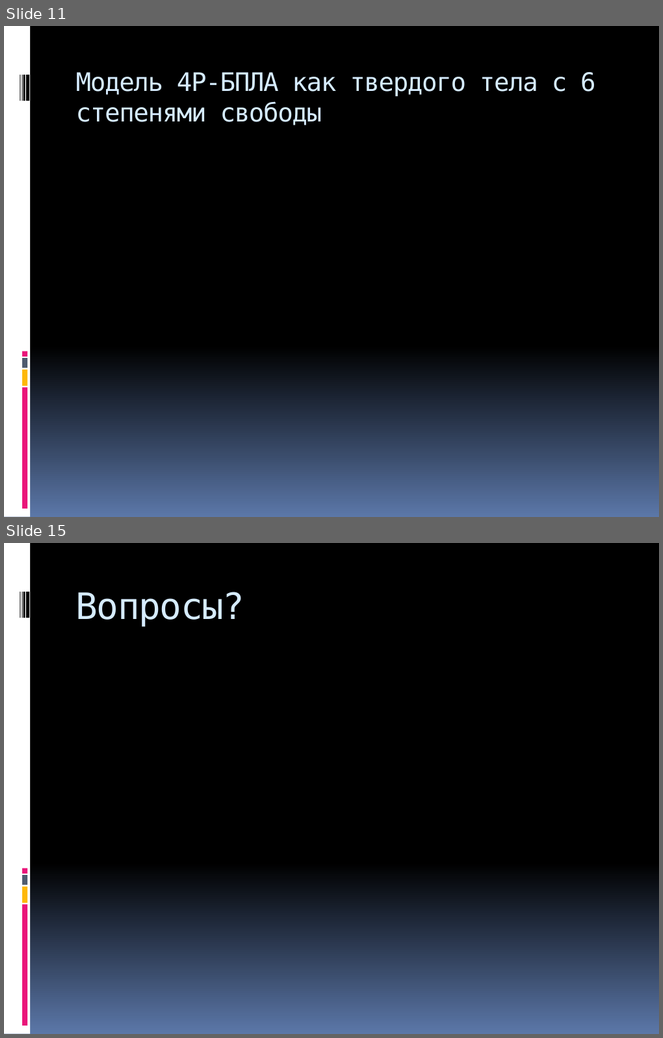
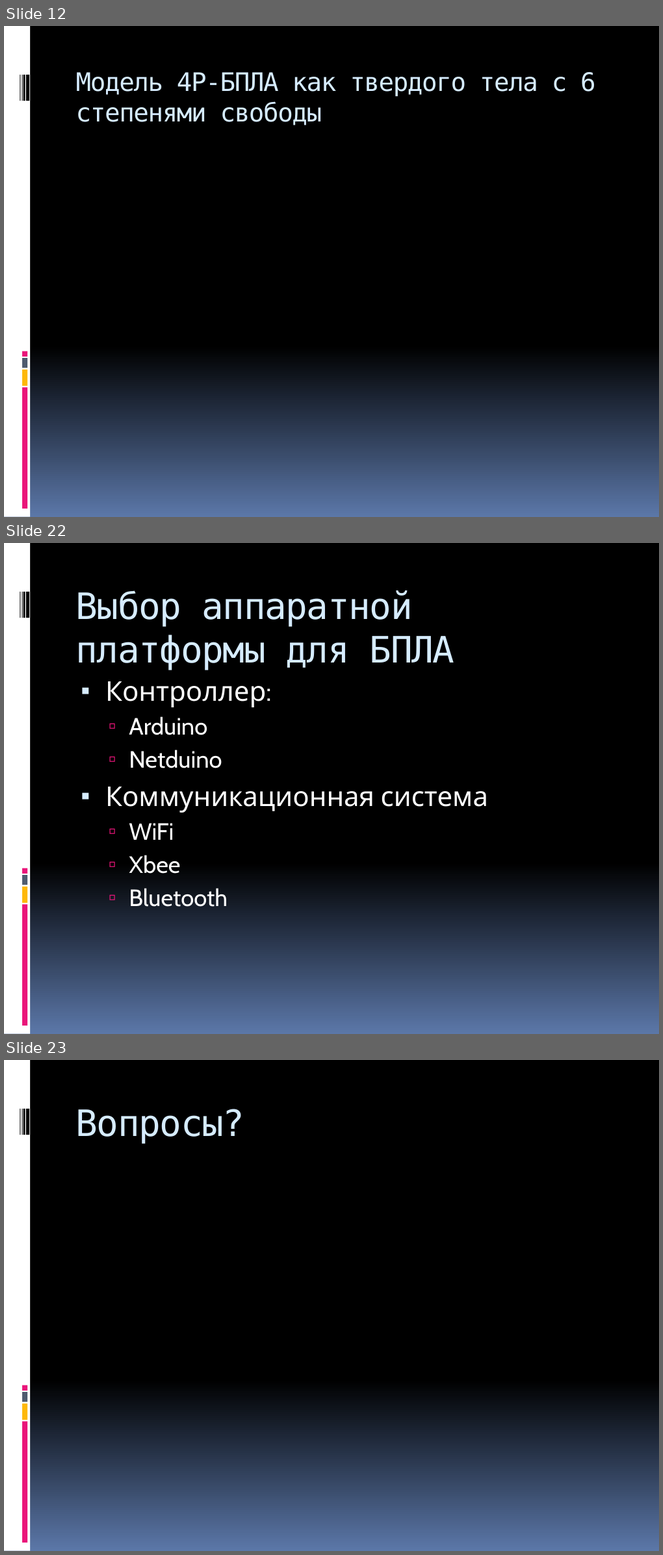
Before and after one commit to Jacobi20/quadro-xds, a slide deck: Docs/Medias2012.pptx. Shown one above the other, each under a label of ours: slides 11 and 15 before the commit, slides 12, 22 and 23 after it; the slides between them are not shown. The pictures are 663x1038 and 663x1555 pixels, drawn with LibreOffice and Linux fonts; fonts in the diff are those of the drawing. Boxes give left, top, right and bottom in pixels: in the first picture for what was removed or moved away, otherwise in the second. Text is boxed around its words. In the diff, an @@ line names an element or a change of style, - is before the commit and + after.

```diff
--- a/Docs/Medias2012.pptx
+++ b/Docs/Medias2012.pptx
@@ slide 22 added at bbox=[4, 543, 659, 1034], background gradient #000000 to #5B77A8; not listed: 9 template elements that a slide beside it also shows @@
@@ title added at bbox=[76, 590, 455, 670], 40 pt, text #D6ECFF @@
+Выбор аппаратной платформы для БПЛА
@@ text added at bbox=[105, 681, 489, 907], 30 pt, text #FFFFFF @@
+▪ Контроллер:
+  ▫ Arduino
+  ▫ Netduino
+▪ Коммуникационная система
+  ▫ WiFi
+  ▫ Xbee
+  ▫ Bluetooth
@@ what was slide 11 is now slide 12 @@
@@ what was slide 15 is now slide 23 @@
```
Also in this commit, not shown: 2 slides changed, 8 other slides added, 1 slide removed, 1 other file.
